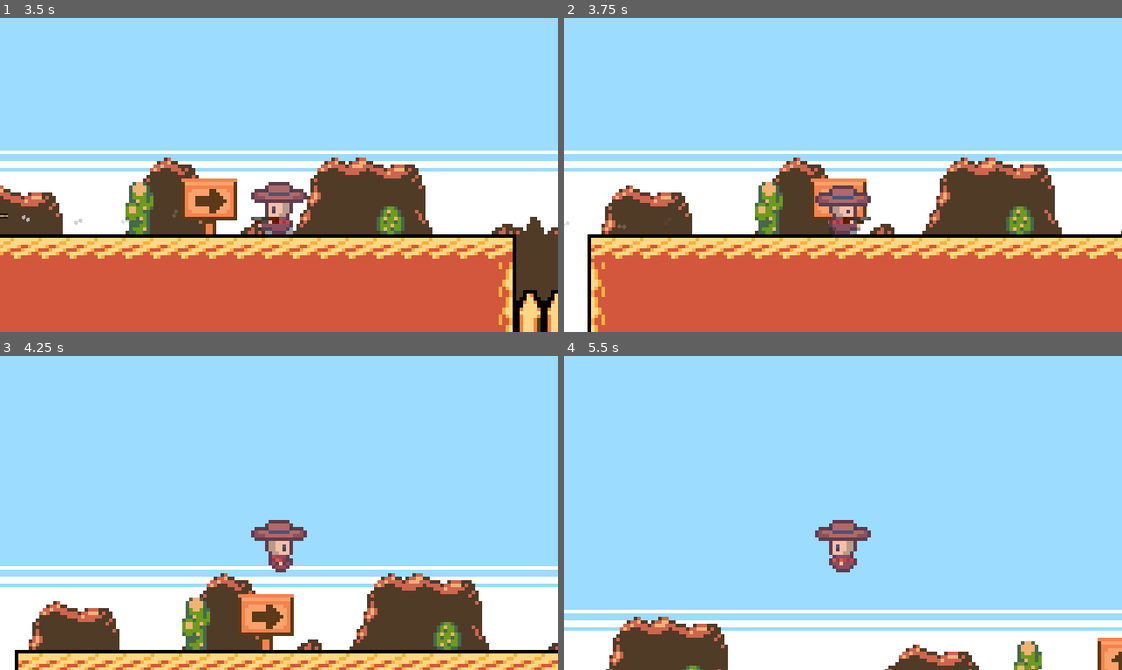
Above: before the commit, frames 1-4 (two rows, left to right).
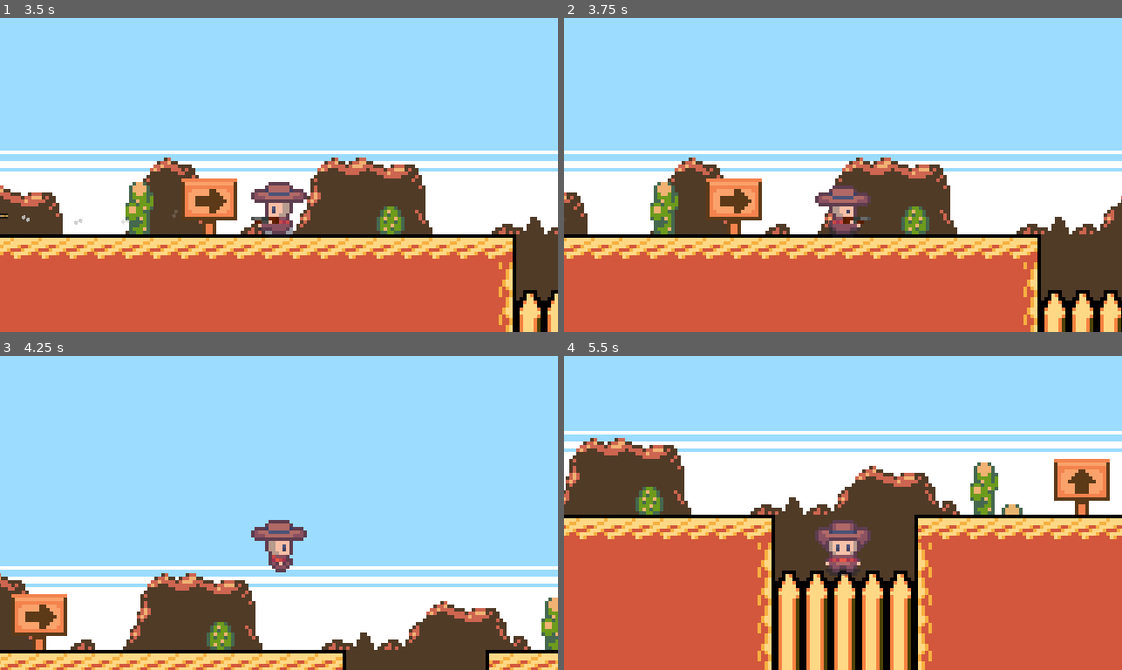
Above: after the commit, the same moments.

Repository: iltusing/hoohacks26
Game: Godot game, scene res://scenes/title.tscn
Two runs of this game, one before a commit and one after it. Both use one fixed random seed, a clock stepped at 60 frames per second and the inputs below.
Inputs:
- Up to frame 1 (3.5 s): click "PLAY" at 0.5 s; tap Enter at 1.25 s; hold D (move_right) 1.28-2.78 s; tap Space (shoot) at 1.35, 2.1, 2.85 s; tap W (jump) at 1.52, 2.27 s; hold A (move_left) from 2.78 s (still down)
- Up to frame 2 (3.75 s): release A (move_left) at 3.53 s; hold D (move_right) from 3.53 s (still down); tap Space (shoot) at 3.6 s
- Up to frame 3 (4.25 s): keep holding D (move_right); tap W (jump) at 3.77 s
- Up to frame 4 (5.5 s): tap Space (shoot) at 4.35, 5.1 s; tap W (jump) at 4.52, 5.27 s; release D (move_right) at 5.03 s; hold A (move_left) from 5.03 s (still down)

Frame 1 is identical in both runs. In frame 2, 25% of the frame differs, in the area x 0-100%, y 44-100%; in frame 3, 16%; in frame 4, 72%, in the area x 0-100%, y 23-100%.

Commit message:
Fix movement bug / improve climbing animations

Diff:
--- a/wild-west-game/scripts/player.gd
+++ b/wild-west-game/scripts/player.gd
@@ -64,10 +64,17 @@
 
 
 func _movement(direction: float) -> void:
+	animated_sprite_2d.speed_scale = 1.0
+
 	if direction > 0:
 		animated_sprite_2d.flip_h = false
 	elif direction < 0:
 		animated_sprite_2d.flip_h = true
+
+	if direction:
+		velocity.x = direction * speed
+	else:
+		velocity.x = move_toward(velocity.x, 0, speed)
 
 	if action_state != ActionState.NONE:
 		return
@@ -81,11 +88,6 @@
 		animated_sprite_2d.play("idle")
 	else:
 		animated_sprite_2d.play("run")
-
-	if direction:
-		velocity.x = direction * speed
-	else:
-		velocity.x = move_toward(velocity.x, 0, speed)
 
 func _on_animation_finished() -> void:
 	if animated_sprite_2d.animation == "shoot":
@@ -137,9 +139,12 @@
 		return
 
 	if direction == Vector2.ZERO:
-		animated_sprite_2d.play("idle")
+		if animated_sprite_2d.animation != "climb":
+			animated_sprite_2d.play("climb")
+		animated_sprite_2d.speed_scale = 0.0
 	else:
-		animated_sprite_2d.play("fall")
+		animated_sprite_2d.speed_scale = 1.0
+		animated_sprite_2d.play("climb")
 
 func die():
 	if is_dead:
